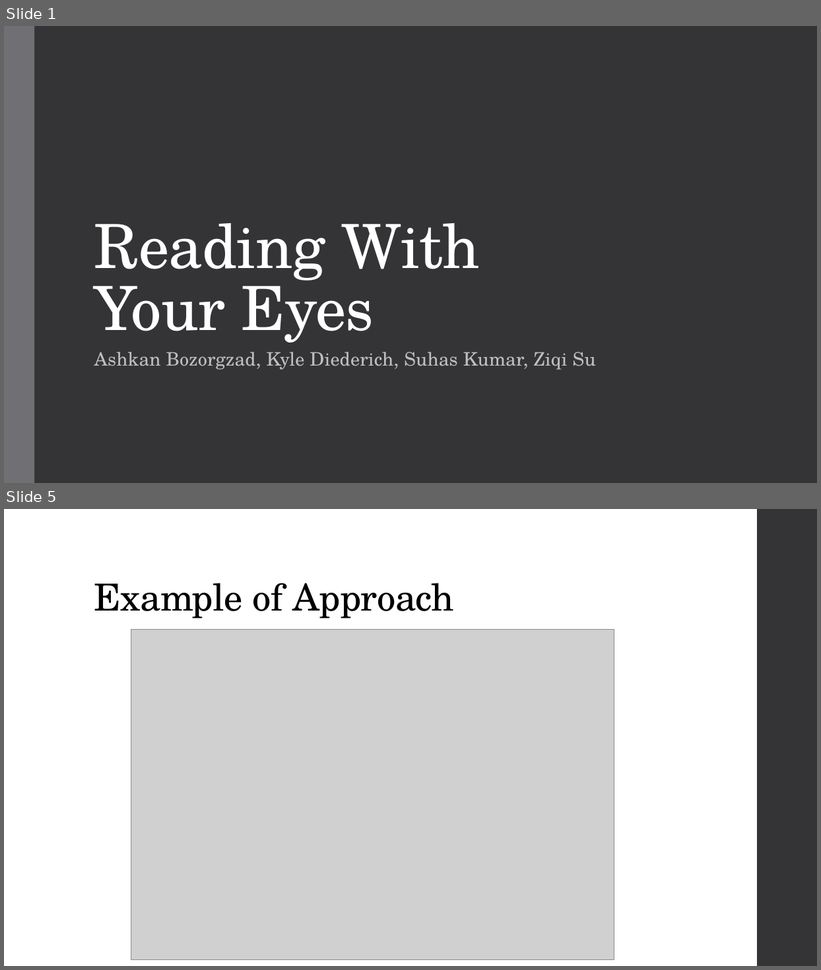
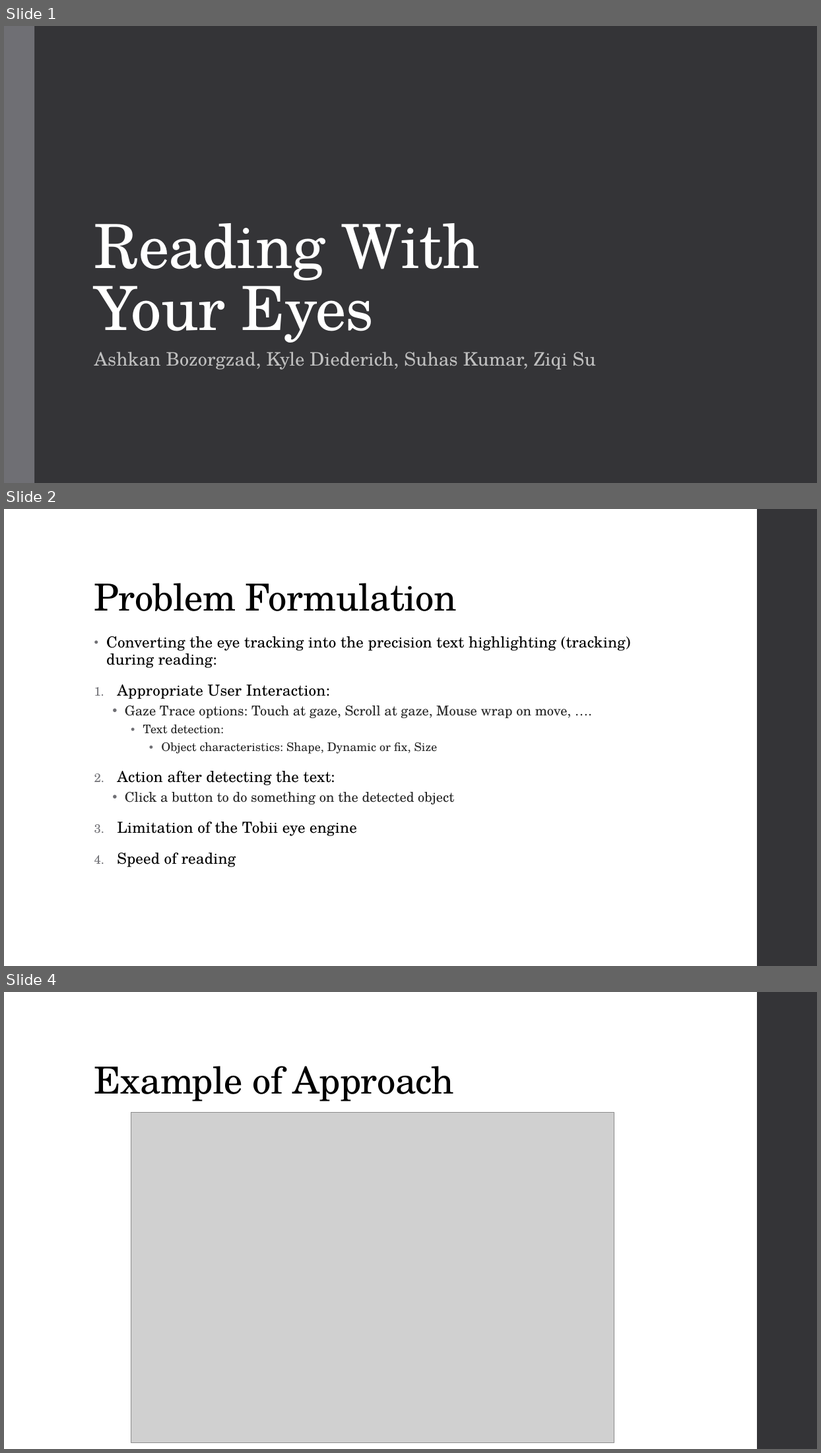
Before and after one commit to diederichk/StepCounter, a slide deck: MidtermPresentation/MidtermPresentation.pptx. Shown one above the other, each under a label of ours: slides 1 and 5 before the commit, slides 1, 2 and 4 after it; the slides between them are not shown. The pictures are 821x970 and 821x1453 pixels, drawn with LibreOffice and Linux fonts; fonts in the diff are those of the drawing; grey boxes stand for pictures. Boxes give left, top, right and bottom in pixels: in the first picture for what was removed or moved away, otherwise in the second. Text is boxed around its words. In the diff, an @@ line names an element or a change of style, - is before the commit and + after.

```diff
--- a/MidtermPresentation/MidtermPresentation.pptx
+++ b/MidtermPresentation/MidtermPresentation.pptx
@@ slide 2 added at box(4, 509, 817, 966), background #FFFFFF; not listed: 1 template element that a slide beside it also shows @@
@@ title added at box(94, 583, 457, 611), 44 pt, text #000000 @@
+Problem Formulation
@@ text added at box(106, 636, 631, 867), 18 pt, text #000000 @@
+• Converting the eye tracking into the precision text highlighting (tracking) during reading:
+1. Appropriate User Interaction:
+  • Gaze Trace options: Touch at gaze, Scroll at gaze, Mouse wrap on move, ….
+    • Text detection:
+      • Object characteristics: Shape, Dynamic or fix, Size
+2. Action after detecting the text:
+  • Click a button to do something on the detected object
+3. Limitation of the Tobii eye engine
+4. Speed of reading
@@ what was slide 5 is now slide 4 @@
```
Also in this commit, not shown: 4 slides changed, 8 other slides added, 2 slides removed.
